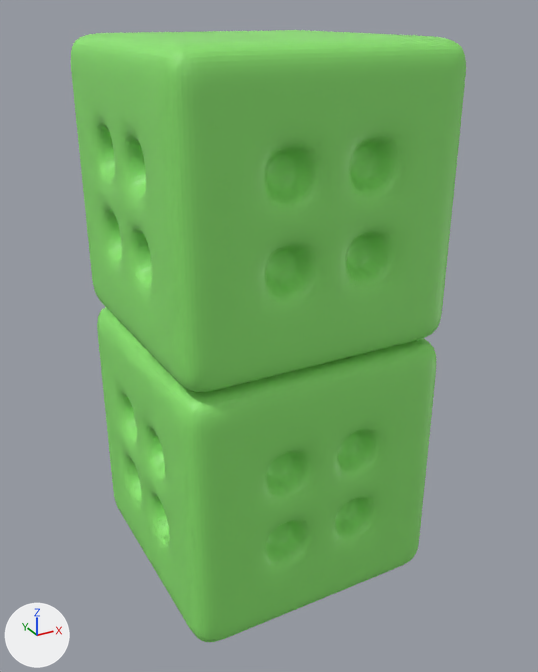
One commit to the FBX model Assets/Prefabs/Buildings/green_1.2.1.fbx: the scene before it, then after it.
Camera for both pictures: a 50 mm camera at (-1.22, -2.31, 2.08) aimed at (0.03, -0.04, 0.94). Arrows for +X, +Y and +Z are at lower left; the lights stay in place. Where no turn or scale is listed for an object, it has been applied to the vertices.

Script lines for the objects in view, before the commit:
```python
mat_material_008 = principled_material('Material.008')
mat_material_008.base_color = (0.266, 0.803, 0.16)  # green #8de76f
me_cube_008 = bpy.data.meshes.new('Cube.008')
me_cube_008.from_pydata(...)  # 45828 vertices, 45824 faces; spans x -0.5..0.5, y -0.5..0.5, z 0.0..2.0
# faces by material slot: [22912, 22912]
me_cube_008.materials.append(mat_material_008)  # green #8de76f
me_cube_008.materials.append(mat_material_006)  # green #8de76f
ob_cube_001 = bpy.data.objects.new('Cube.001', me_cube_008)
ob_cube_001.location = (0.0, 0.0, 0.0)
```
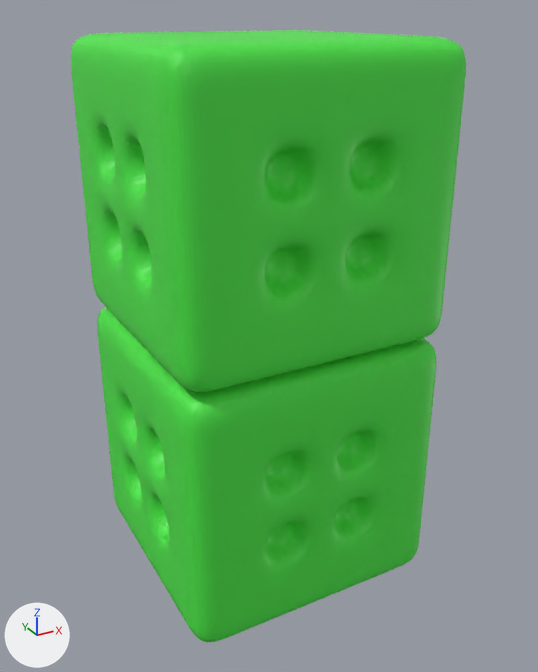
The newer file is also turned or shifted as a whole; pictures and numbers use the older file's frame.

Location of each change, (x1, y1, x2, y2) in pixels of the pictures (538 x 672 px; the box of a moved part takes in the faces that stretch with it):
'Cube.001', recoloured: (71, 30, 466, 642) in both
part 1 of me_cube_008, moved or reshaped: before (269, 448, 358, 523); after (268, 446, 360, 524)
part 2 of me_cube_008, recoloured: (97, 307, 437, 642) in both
part 3 of me_cube_008, recoloured: (71, 30, 466, 392) in both

Diff of the bpy script that builds the scene:
```diff
--- a/Assets/Prefabs/Buildings/green_1.2.1.fbx.py
+++ b/Assets/Prefabs/Buildings/green_1.2.1.fbx.py
@@ mat_material_008 @@
 mat_material_008 = principled_material('Material.008')
-mat_material_008.base_color = (0.266, 0.803, 0.16)  # green #8de76f
+mat_material_008.base_color = (0.0705, 0.805, 0.0618)  # green #4be846
@@ mat_material_009 @@
+mat_material_009 = principled_material('Material.009')
+mat_material_009.base_color = (0.0705, 0.805, 0.0618)  # green #4be846
@@ me_cube_008 @@
 # used by ob_cube_001; location = (0.0, 0.0, 0.0)
-me_cube_008.from_pydata(...)  # 45828 vertices, 45824 faces; spans x -0.5..0.5, y -0.5..0.5, z 0.0..2.0
+me_cube_008.from_pydata(...)  # 45805 vertices, 45824 faces; spans x -0.5..0.5, y -0.5..0.5, z 0.0..2.0
+# me_cube_008 part 1: 8 vertices removed from x -0.18..0.18, y -0.43, z 0.39..0.61; 8 vertices added at x -0.18..0.18, y -0.42, z 0.39..0.61
+# me_cube_008 part 2: 20372 faces spanning x -0.5..0.5, y -0.5..0.5, z 0.0..0.99 switch from mat_material_008 (green #8de76f) to mat_material_009 (green #4be846)
+# me_cube_008 part 3: 20416 faces spanning x -0.5..0.5, y -0.5..0.5, z 1.01..2.0 switch from mat_material_006 (green #8de76f) to mat_material_008 (green #4be846)
```
